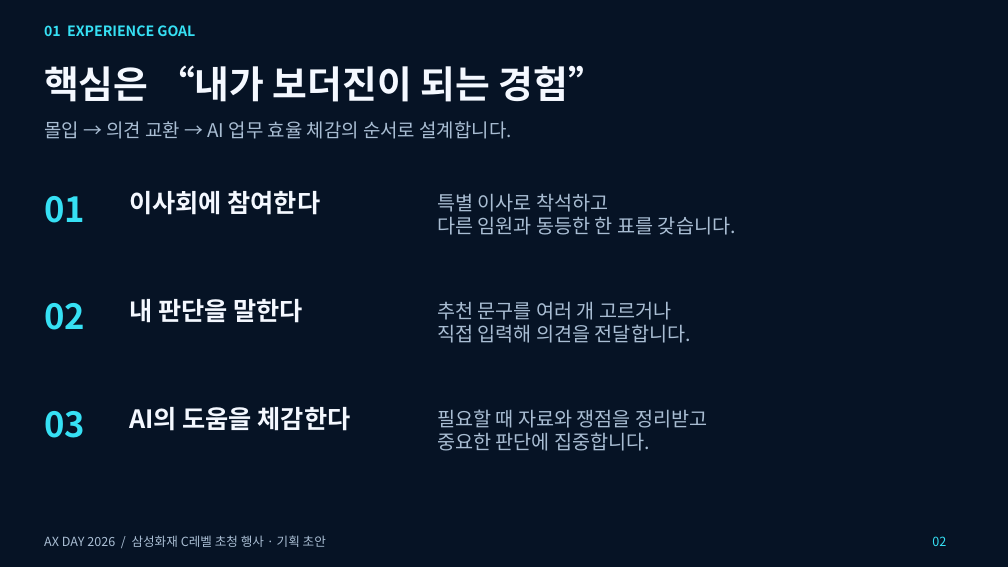
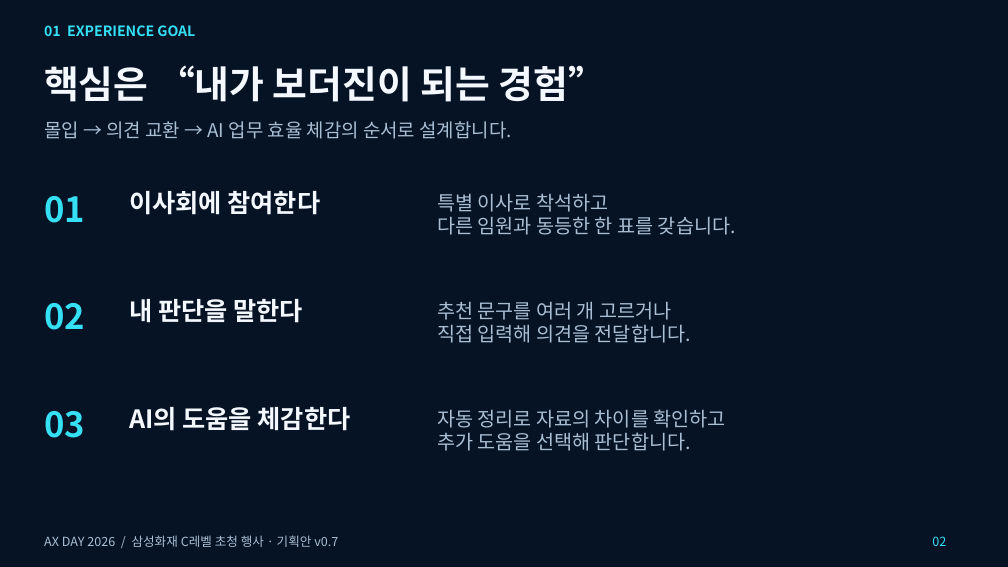
Before and after one commit to hyuny0219/axday_agent, a slide deck: slide 2 of docs/reference/AX_Day_2026_Boardroom_Proposal.pptx. Drawn at 1008x567 pixels with LibreOffice and Linux fonts; fonts in the diff are those of the drawing. Boxes give left, top, right and bottom in pixels: in the first picture for what was removed or moved away, otherwise in the second. Text is boxed around its words. In the diff, an @@ line names an element or a change of style, - is before the commit and + after.

```diff
--- a/docs/reference/AX_Day_2026_Boardroom_Proposal.pptx
+++ b/docs/reference/AX_Day_2026_Boardroom_Proposal.pptx
@@ text at box(437, 409, 726, 451): text changed @@
-필요할 때 자료와 쟁점을 정리받고
-중요한 판단에 집중합니다.
+자동 정리로 자료의 차이를 확인하고
+추가 도움을 선택해 판단합니다.
@@ text at box(44, 535, 338, 547): text changed @@
-AX DAY 2026 / 삼성화재 C레벨 초청 행사 · 기획 초안
+AX DAY 2026 / 삼성화재 C레벨 초청 행사 · 기획안 v0.7
```
Also in this commit, not shown: 15 other slides changed, 2 slides added, 13 other files.
